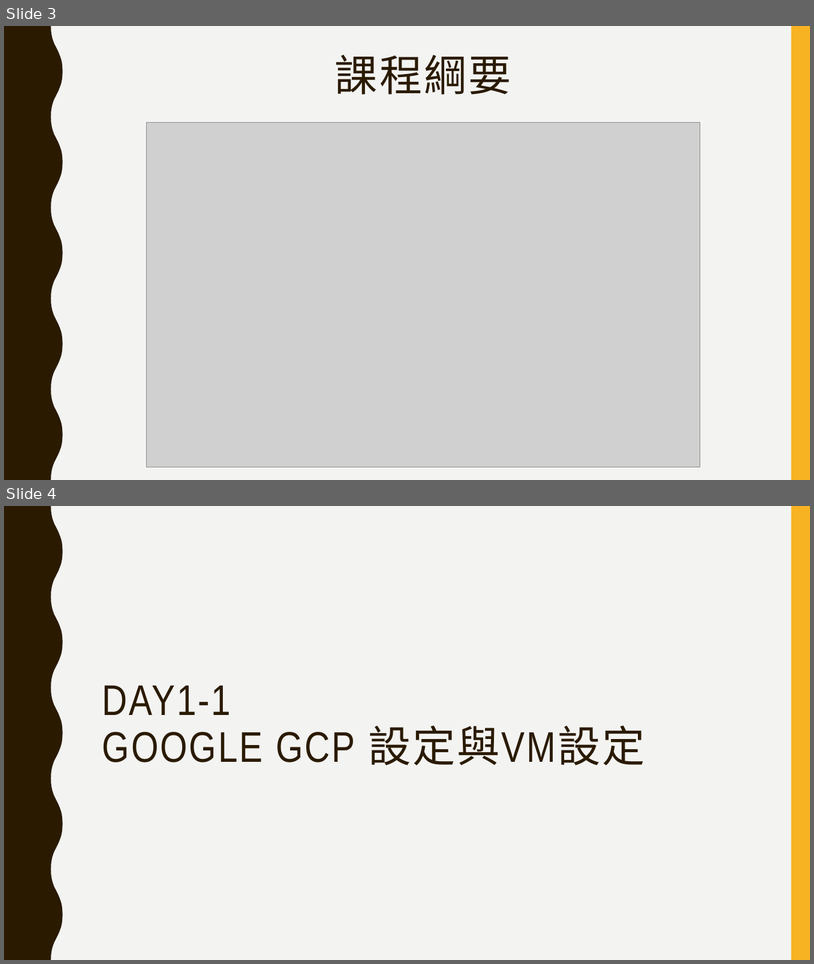
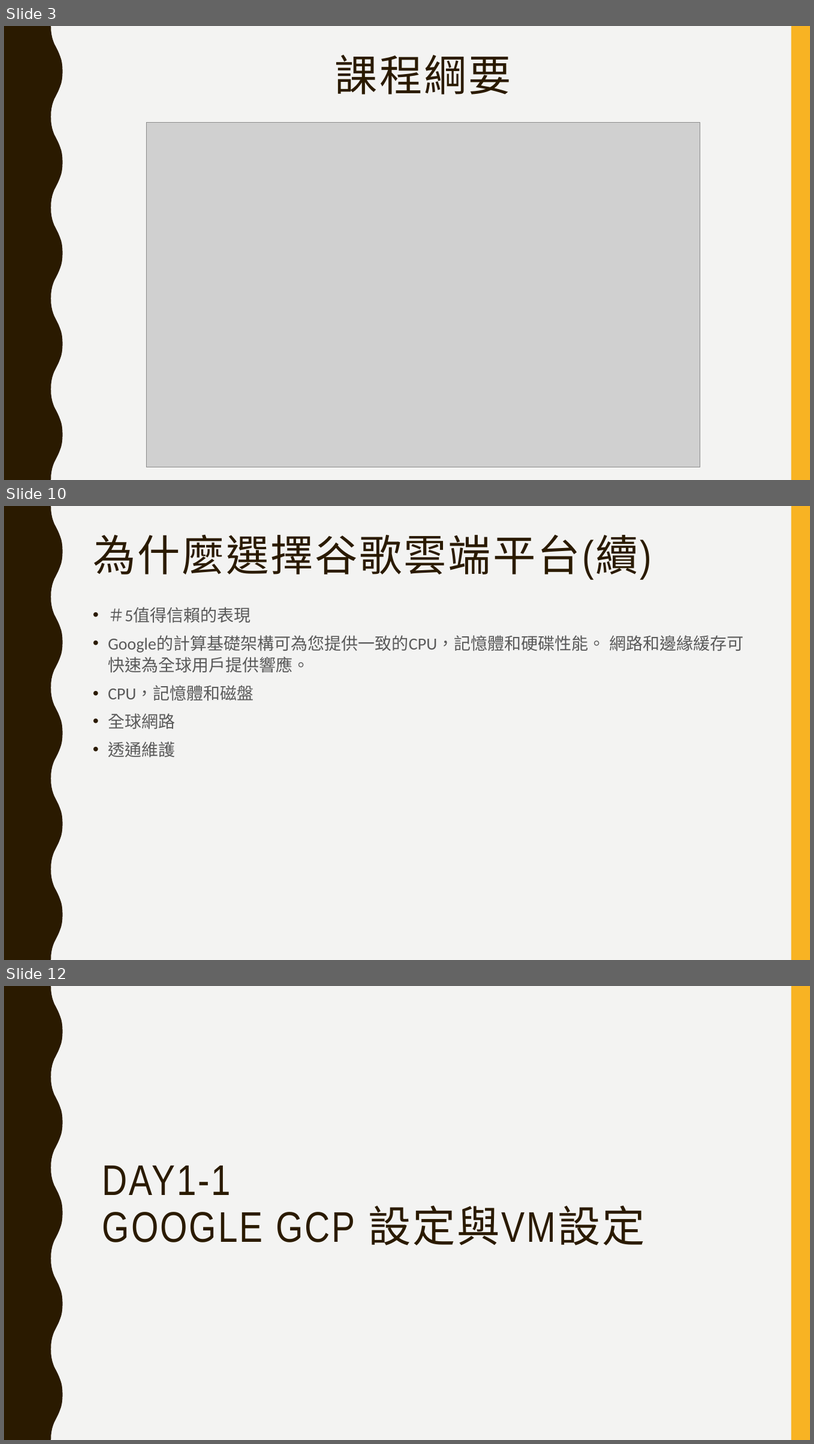
Before and after one commit to jumbokh/gcp_class, a slide deck: GCP_註冊及建立專案.pptx. Shown one above the other, each under a label of ours: slides 3 and 4 before the commit, slides 3, 10 and 12 after it; the slides between them are not shown. The pictures are 814x964 and 814x1444 pixels, drawn with LibreOffice and Linux fonts; fonts in the diff are those of the drawing; grey boxes stand for pictures. Boxes give left, top, right and bottom in pixels: in the first picture for what was removed or moved away, otherwise in the second. Text is boxed around its words. In the diff, an @@ line names an element or a change of style, - is before the commit and + after.

```diff
--- a/GCP_註冊及建立專案.pptx
+++ b/GCP_註冊及建立專案.pptx
@@ slide 10 added at [4, 506, 810, 960], background #F3F3F2; not listed: 2 template elements that a slide beside it also shows @@
@@ title added at [93, 535, 652, 580], 51 pt, text #2A1A00 @@
+為什麼選擇谷歌雲端平台(續)
@@ text added at [108, 607, 744, 757], 20 pt, text #595959 @@
+• ＃5值得信賴的表現
+• Google的計算基礎架構可為您提供一致的CPU，記憶體和硬碟性能。 網路和邊緣緩存可快速為全球用戶提供響應。
+• CPU，記憶體和磁盤
+• 全球網路
+• 透通維護
@@ what was slide 4 is now slide 12 @@
```
Also in this commit, not shown: 9 other slides added, 2 other files.
